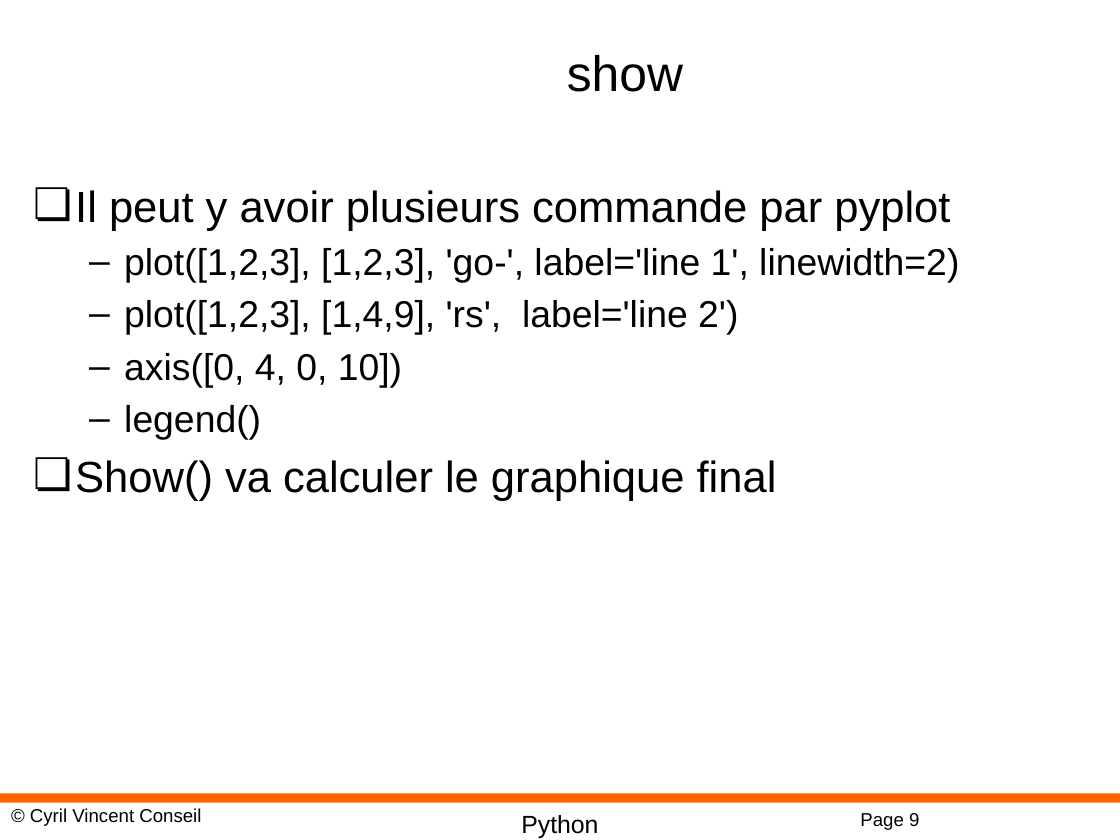
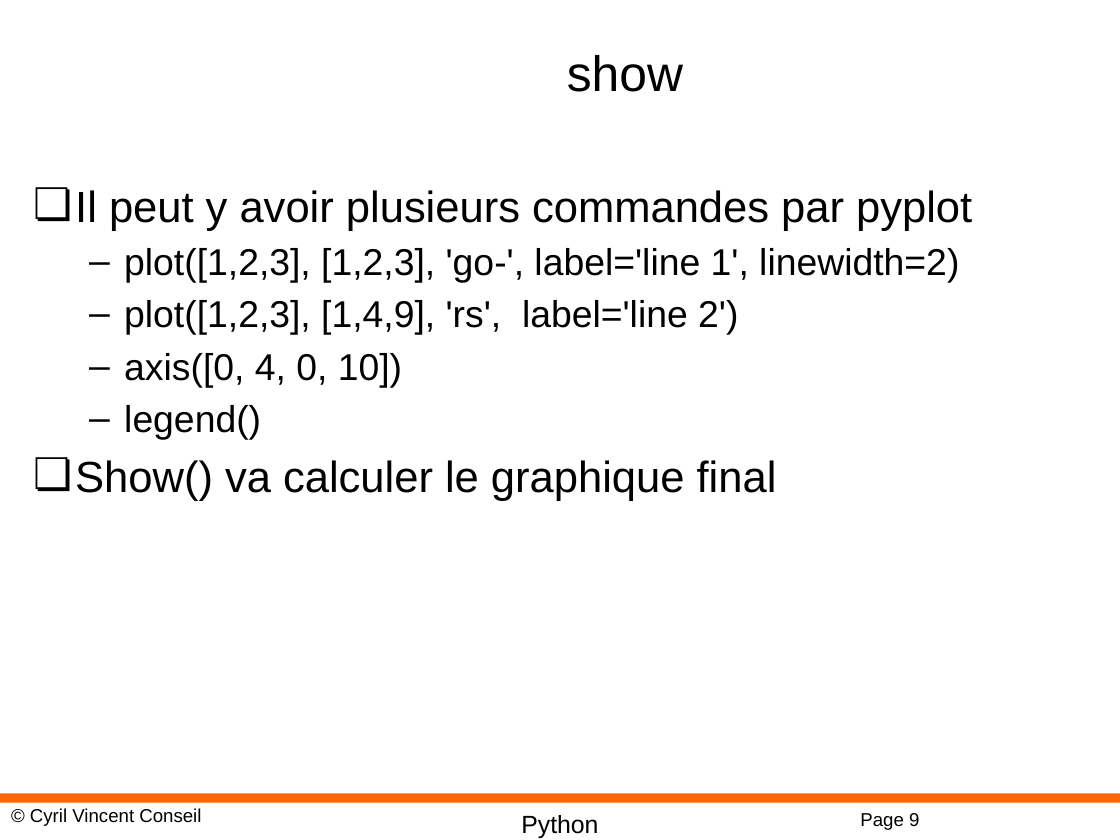
Before and after one commit to cyrilvincent/ML, a slide deck: slide 9 of PPT/MachineLearning06-MatPlotLib.pptx. Drawn at 1120x840 pixels with LibreOffice and Linux fonts; fonts in the diff are those of the drawing; background and template pictures are left out. Boxes give left, top, right and bottom in pixels: in the first picture for what was removed or moved away, otherwise in the second. Text is boxed around its words. In the diff, an @@ line names an element or a change of style, - is before the commit and + after.

```diff
--- a/PPT/MachineLearning06-MatPlotLib.pptx
+++ b/PPT/MachineLearning06-MatPlotLib.pptx
@@ text at box(75, 190, 972, 231): text changed @@
-❏ Il peut y avoir plusieurs commande par pyplot
+❏ Il peut y avoir plusieurs commandes par pyplot
```
Also in this commit, not shown: 3 other files.
